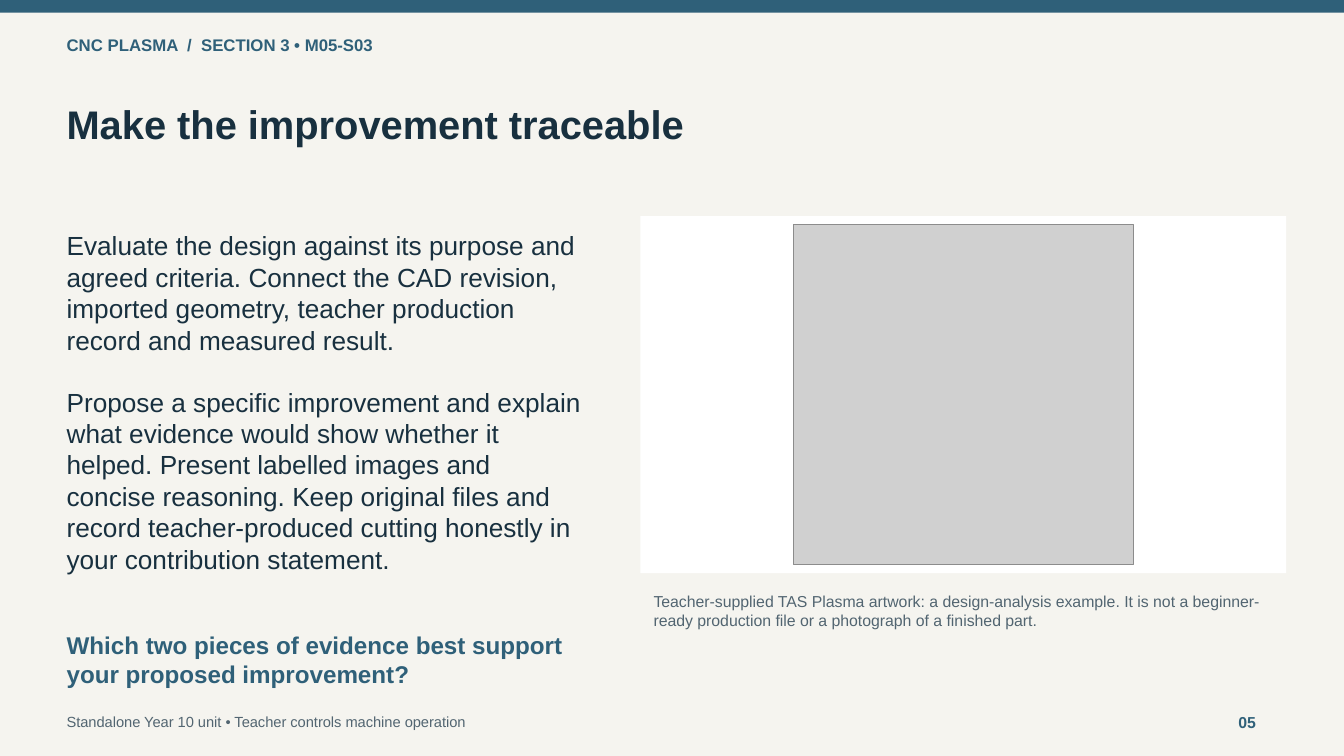
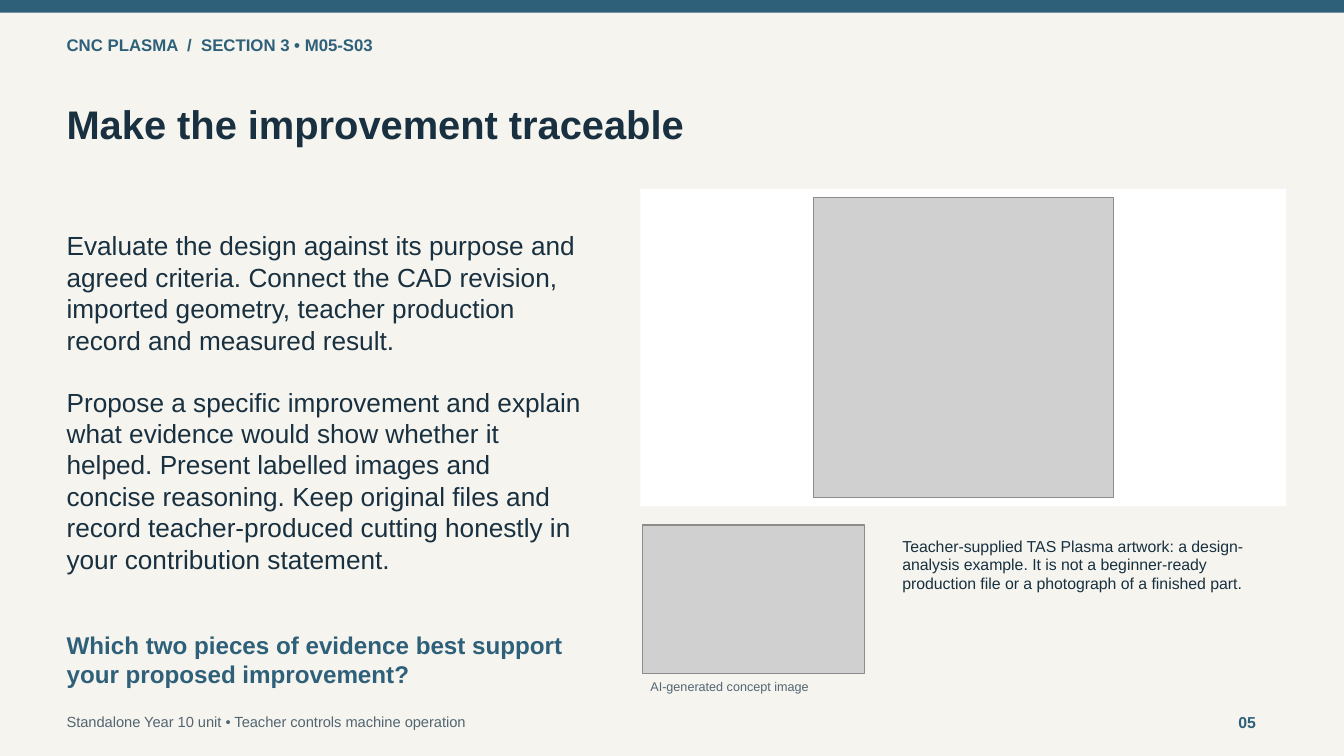
Before and after one commit to stevencowell/Main-Page, a slide deck: slide 5 of CNC-Plasma/assets/downloads/module-05-classroom.pptx. Drawn at 1344x756 pixels with LibreOffice and Linux fonts; fonts in the diff are those of the drawing; grey boxes stand for pictures. Boxes give left, top, right and bottom in pixels: in the first picture for what was removed or moved away, otherwise in the second. Text is boxed around its words. In the diff, an @@ line names an element or a change of style, - is before the commit and + after.

Commit message:
Add slide-specific images to CNC Plasma classroom PowerPoints

```diff
--- a/CNC-Plasma/assets/downloads/module-05-classroom.pptx
+++ b/CNC-Plasma/assets/downloads/module-05-classroom.pptx
@@ rectangle: place and size @@
-rectangle at box(640, 217, 1287, 574)
+rectangle at box(640, 190, 1287, 507)
@@ picture: place and size @@
-picture at box(793, 225, 1134, 566)
+picture at box(814, 198, 1114, 498)
@@ picture added at box(642, 525, 864, 674) @@
@@ text "Teacher-supplied TAS Plasma artwork: a ...": place and size @@
-text "Teacher-supplied TAS Plasma artwork: a ..." at box(654, 595, 1260, 630)
+text "Teacher-supplied TAS Plasma artwork: a ..." at box(902, 540, 1243, 593)
@@ text "Teacher-supplied TAS Plasma artwork: a ..." at box(902, 540, 1243, 593): text colour #526571 to #18303F @@
@@ text added at box(650, 682, 808, 694), 9 pt, text #526571 @@
+AI-generated concept image
```
Also in this commit, not shown: 7 other slides changed, 4 other files.
